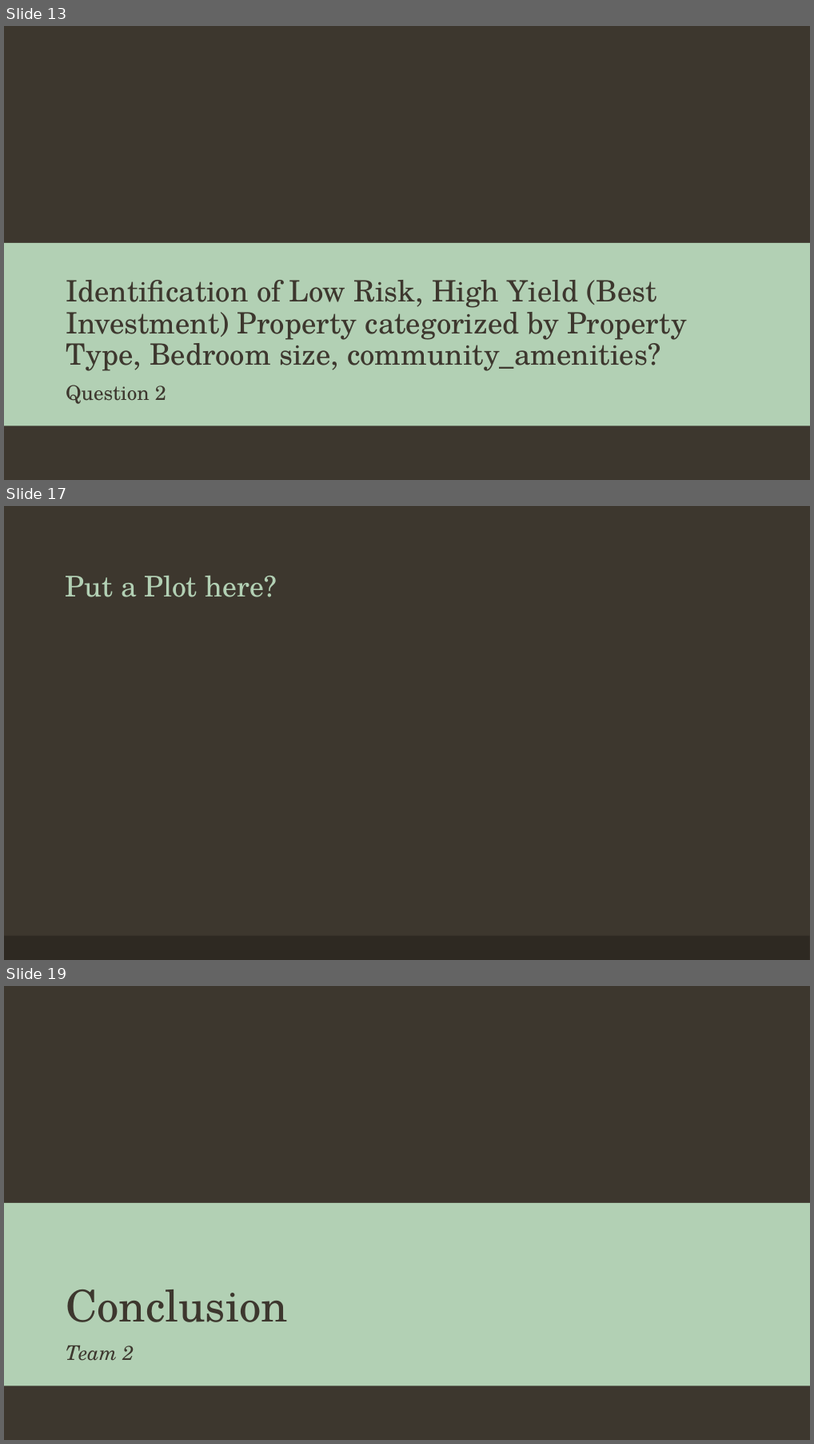
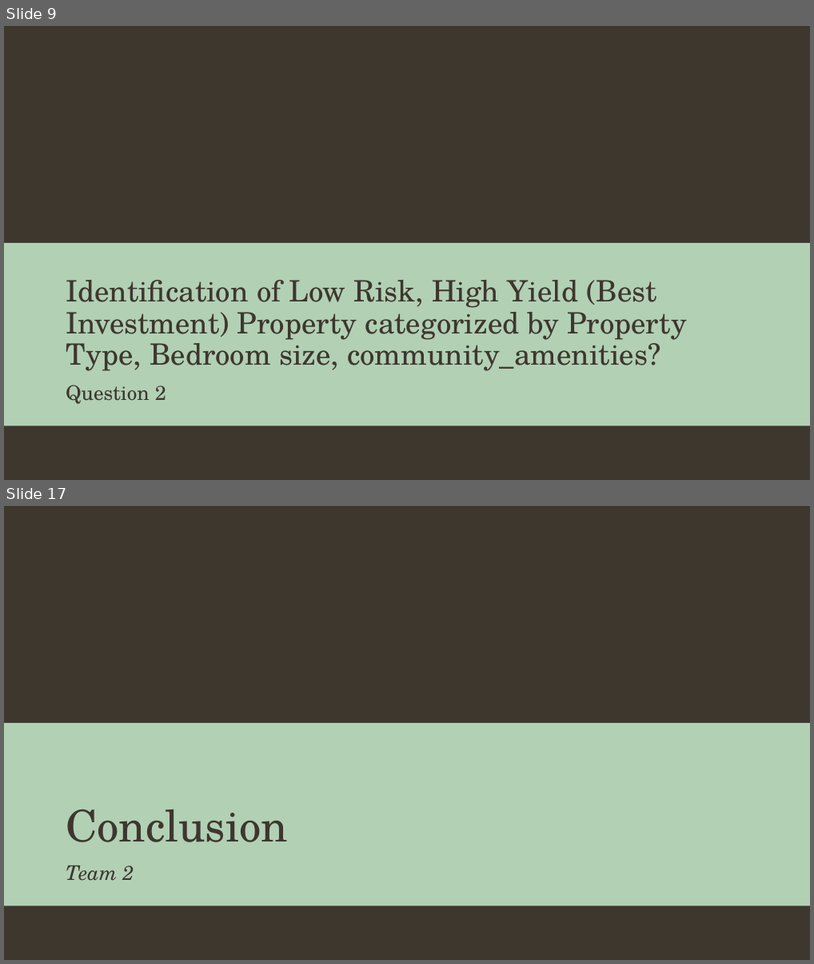
Before and after one commit to ashnikzad/AZ-Real-Estate-Analyisis, a slide deck: Team 2 Presentation.pptx. Shown one above the other, each under a label of ours: slides 13, 17 and 19 before the commit, slides 9 and 17 after it; the slides between them are not shown. The pictures are 814x1444 and 814x964 pixels, drawn with LibreOffice and Linux fonts; fonts in the diff are those of the drawing; background and template pictures are left out. Boxes give left, top, right and bottom in pixels: in the first picture for what was removed or moved away, otherwise in the second. Text is boxed around its words. In the diff, an @@ line names an element or a change of style, - is before the commit and + after.

```diff
--- a/Team 2 Presentation.pptx
+++ b/Team 2 Presentation.pptx
@@ slide 17 removed at (4,506,810,960), background #3D372E @@
@@ title removed at (66,576,277,597) @@
-Put a Plot here?
@@ rectangle removed at (4,936,810,960) @@
@@ what was slide 13 is now slide 9 @@
@@ what was slide 19 is now slide 17 @@
```
Also in this commit, not shown: 5 slides changed, 7 slides added, 11 other slides removed.
